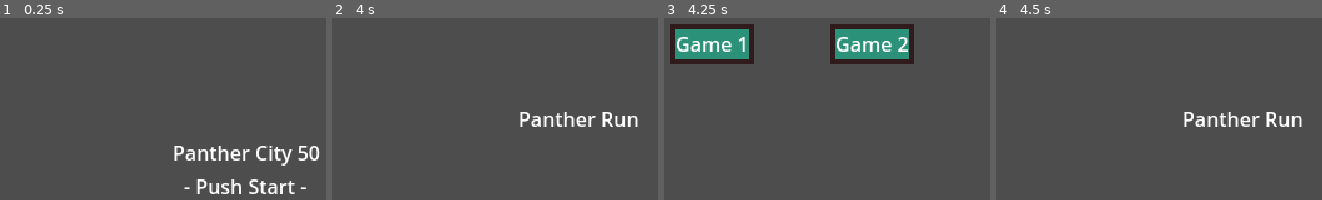
Above: before the commit, frames 1-4 (left to right).
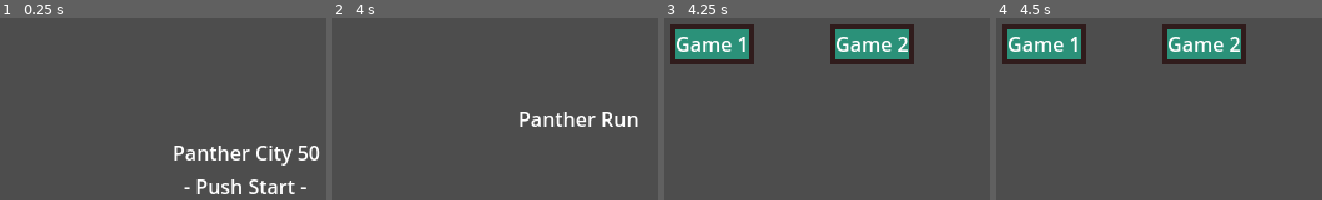
Above: after the commit, the same moments.

Repository: Panther-City-Game-Guild/PantherCity50
Game: Godot game, scene res://BaseGame/Scenes/Title.tscn
Same seed, same stepped clock (60 frames per second), same inputs: the game is played once before the commit and once after it.
Inputs (mouse positions are in pixels of both pictures, inside the frame that each line leads up to):
- Up to frame 1 (0.25 s): no input
- Up to frame 2 (4 s): tap Enter (ui_accept) at 0.5, 0.6, 0.77, 1.07, 1.25, 2, 2.3, 2.75, 3.5, 3.77, 3.8 s; move the mouse to (outside the picture) at 0.52 s; hold Right (ui_right) 0.53-1.25 s; click (outside the picture) at 0.67 s; drag from (380, 43) to (outside the picture) at 1.27 s; move the mouse to (657, 70) at 2.02 s; hold Right (ui_right) 2.03-2.75 s; tap O at 2.1 s; drag from (outside the picture) to (338, 101) at 2.77 s; move the mouse to (outside the picture) at 3.52 s; hold Left (ui_left) from 3.53 s (still down); tap Shift at 3.6 s
- Up to frame 3 (4.25 s): keep holding Left (ui_left); tap Enter (ui_accept) at 4.07 s; tap Escape (ui_cancel) at 4.15 s
- Up to frame 4 (4.5 s): release Left (ui_left) at 4.25 s; drag from (1044, 43) to (1123, 56) at 4.27 s

Frames 1-3 are identical in both runs. In frame 4, 13% of the frame differs, in the area x 1-94%, y 3-60%.
Error after the commit: Trying to assign value of type 'game_selection.gd' to a variable of type 'game_root.gd'. (res://BaseGame/Scripts/scene_manager.gd:5)

Commit message:
Make game root
Scene Manager is now global
fix warnings

Diff:
--- /dev/null
+++ b/panther-city-50/BaseGame/Scenes/GameRoot.tscn
@@ -0,0 +1,19 @@
+[gd_scene load_steps=4 format=3 uid="uid://cmc1g21t14fj8"]
+
+[ext_resource type="Script" path="res://BaseGame/Scripts/game_root.gd" id="1_bpbxc"]
+[ext_resource type="PackedScene" uid="uid://dki3fjlqnltpg" path="res://BaseGame/Scenes/settings_manager.tscn" id="2_6nrkx"]
+[ext_resource type="PackedScene" uid="uid://c3jgspcs6f2hh" path="res://BaseGame/Scenes/game_selection.tscn" id="3_3mcnx"]
+
+[node name="GameRoot" type="Node2D"]
+script = ExtResource("1_bpbxc")
+
+[node name="SettingsManager" parent="." instance=ExtResource("2_6nrkx")]
+visible = false
+z_index = 1000
+offset_left = 296.0
+offset_top = 160.0
+offset_right = 296.0
+offset_bottom = 160.0
+size_flags_horizontal = 4
+
+[node name="GameSelection" parent="." instance=ExtResource("3_3mcnx")]
--- a/panther-city-50/BaseGame/Scenes/scene_manager.tscn
+++ /dev/null
@@ -1,14 +0,0 @@
-[gd_scene load_steps=4 format=3 uid="uid://d0vtyibse6166"]
-
-[ext_resource type="Script" path="res://BaseGame/Scripts/scene_manager.gd" id="1_2pxw6"]
-[ext_resource type="PackedScene" uid="uid://dki3fjlqnltpg" path="res://BaseGame/Scenes/settings_manager.tscn" id="1_6aohf"]
-[ext_resource type="PackedScene" uid="uid://c3jgspcs6f2hh" path="res://BaseGame/Scenes/game_selection.tscn" id="2_0b68w"]
-
-[node name="SceneManager" type="Node"]
-script = ExtResource("1_2pxw6")
-
-[node name="SettingsManager" parent="." instance=ExtResource("1_6aohf")]
-visible = false
-z_index = 100
-
-[node name="GameSelection" parent="." instance=ExtResource("2_0b68w")]
--- a/panther-city-50/BaseGame/Scripts/game_icon.gd
+++ b/panther-city-50/BaseGame/Scripts/game_icon.gd
@@ -9,7 +9,7 @@
 
 
 # Called every frame. 'delta' is the elapsed time since the previous frame.
-func _process(delta: float) -> void:
+func _process(_delta: float) -> void:
 	pass
 
 
--- /dev/null
+++ b/panther-city-50/BaseGame/Scripts/game_root.gd
@@ -0,0 +1,13 @@
+class_name GameRoot extends Node2D
+
+func _process(_delta: float) -> void:
+	if Input.is_action_just_pressed("toggle_settings_manager"):
+		if $SettingsManager.visible:
+			$SettingsManager.visible = false
+		else:
+			$SettingsManager.visible = true
+
+func GoToNextScene(OldScene, NewScene: PackedScene) -> void:
+	# TODO: Add a transition
+	remove_child(OldScene)
+	add_child(NewScene.instantiate())
--- a/panther-city-50/BaseGame/Scripts/game_selection.gd
+++ b/panther-city-50/BaseGame/Scripts/game_selection.gd
@@ -1,5 +1,4 @@
 extends Node2D
-
 
 # Called when the node enters the scene tree for the first time.
 func _ready() -> void:
@@ -7,10 +6,10 @@
 
 
 # Called every frame. 'delta' is the elapsed time since the previous frame.
-func _process(delta: float) -> void:
+func _process(_delta: float) -> void:
 	pass
 
 
 func _on_game_icon_start_game(gameToStart: PackedScene) -> void:
-	# change to game selected. Might need to move to a manager at some point
-	get_tree().change_scene_to_packed(gameToStart)
+	#TODO: I dont like calling get_parent would prefer something like SceneManger
+	SceneManager.GoToNewScenePacked(self, gameToStart)
--- a/panther-city-50/BaseGame/Scripts/scene_manager.gd
+++ b/panther-city-50/BaseGame/Scripts/scene_manager.gd
@@ -1,8 +1,11 @@
 extends Node
 
-func _process(delta: float) -> void:
-	if Input.is_action_just_pressed("toggle_settings_manager"):
-		if $SettingsManager.visible:
-			$SettingsManager.visible = false
-		else:
-			$SettingsManager.visible = true
+func GoToNewScenePacked(OldScene, NewScene: PackedScene) -> void:
+	var rootNode = get_tree().root
+	var gameRoot: GameRoot = rootNode.get_child(rootNode.get_child_count() - 1)
+	gameRoot.GoToNextScene(OldScene, NewScene)
+
+func GoToNewSceneString(OldScene, NewScene: String) -> void:
+	# TODO: add error checking
+	var scene = load(NewScene)
+	GoToNewScenePacked(OldScene, scene)
--- a/panther-city-50/BaseGame/Scripts/settings_manager.gd
+++ b/panther-city-50/BaseGame/Scripts/settings_manager.gd
@@ -74,7 +74,7 @@
 	updateVolumeLabels()	# Update volume labels to reflect values
 
 # Called every frame. 'delta' is the elapsed time since the previous frame.
-func _process(delta: float) -> void:
+func _process(_delta: float) -> void:
 	# When the SettingsManager is closed, save the settings
 	if Input.is_action_just_pressed("ui_cancel"):
 		hide()
--- a/panther-city-50/BaseGame/Scripts/title.gd
+++ b/panther-city-50/BaseGame/Scripts/title.gd
@@ -1,6 +1,6 @@
 extends Node2D
 
 # Called every frame. 'delta' is the elapsed time since the previous frame.
-func _process(delta: float) -> void:
+func _process(_delta: float) -> void:
 	if(Input.is_action_just_pressed("ui_accept")):
-		get_tree().change_scene_to_file(Scenes.SceneManager)
+		get_tree().change_scene_to_file("res://BaseGame/Scenes/GameRoot.tscn")
--- a/panther-city-50/PantherRun/panther_run_title.gd
+++ b/panther-city-50/PantherRun/panther_run_title.gd
@@ -7,6 +7,6 @@
 
 
 # Called every frame. 'delta' is the elapsed time since the previous frame.
-func _process(delta: float) -> void:
+func _process(_delta: float) -> void:
 	if Input.is_action_just_pressed("ui_cancel"):
 		get_tree().change_scene_to_file(Scenes.GameSelection)
--- a/panther-city-50/ZooEscape/Scripts/ZELevelManager.gd
+++ b/panther-city-50/ZooEscape/Scripts/ZELevelManager.gd
@@ -7,5 +7,5 @@
 
 
 # Called every frame. 'delta' is the elapsed time since the previous frame.
-func _process(delta: float) -> void:
+func _process(_delta: float) -> void:
 	pass
--- a/panther-city-50/ZooEscape/Scripts/ZEPlayer.gd
+++ b/panther-city-50/ZooEscape/Scripts/ZEPlayer.gd
@@ -10,7 +10,7 @@
 
 
 # Called every frame. 'delta' is the elapsed time since the previous frame.
-func _process(delta: float) -> void:
+func _process(_delta: float) -> void:
 	if Input.is_action_just_pressed("ui_up"):
 		MovePlayer(Vector2.UP, "IdleUp")
 
--- a/panther-city-50/ZooEscape/Scripts/ZESteak.gd
+++ b/panther-city-50/ZooEscape/Scripts/ZESteak.gd
@@ -6,7 +6,7 @@
 
 
 # Called every frame. 'delta' is the elapsed time since the previous frame.
-func _process(delta: float) -> void:
+func _process(_delta: float) -> void:
 	pass
 
 
--- a/panther-city-50/ZooEscape/Scripts/ZESteakManager.gd
+++ b/panther-city-50/ZooEscape/Scripts/ZESteakManager.gd
@@ -10,7 +10,7 @@
 
 
 # Called every frame. 'delta' is the elapsed time since the previous frame.
-func _process(delta: float) -> void:
+func _process(_delta: float) -> void:
 	if get_child_count() == 0:
 		# remove at some point
 		print("All Steaks collected")
--- a/panther-city-50/ZooEscape/Scripts/ZETitle.gd
+++ b/panther-city-50/ZooEscape/Scripts/ZETitle.gd
@@ -10,13 +10,13 @@
 
 
 # Called every frame. 'delta' is the elapsed time since the previous frame.
-func _process(delta: float) -> void:
+func _process(_delta: float) -> void:
 	if Input.is_action_just_pressed("ui_cancel"):
-		get_tree().change_scene_to_file(Scenes.GameSelection)
+		SceneManager.GoToNewSceneString(self, Scenes.GameSelection)
 
 	if Input.is_action_just_pressed("ui_accept"):
 		if selector.position == newGamePos:
-			get_tree().change_scene_to_file(Scenes.ZEDebug)
+			SceneManager.GoToNewSceneString(self, Scenes.ZEDebug)
 		elif selector.position == passwordPos:
 			pass # will make a password scean at some point
 
--- a/panther-city-50/project.godot
+++ b/panther-city-50/project.godot
@@ -19,6 +19,7 @@
 
 Globals="*res://GlobalScripts/globals.gd"
 Scenes="*res://GlobalScripts/scenes.gd"
+SceneManager="*res://BaseGame/Scripts/scene_manager.gd"
 
 [display]
 
